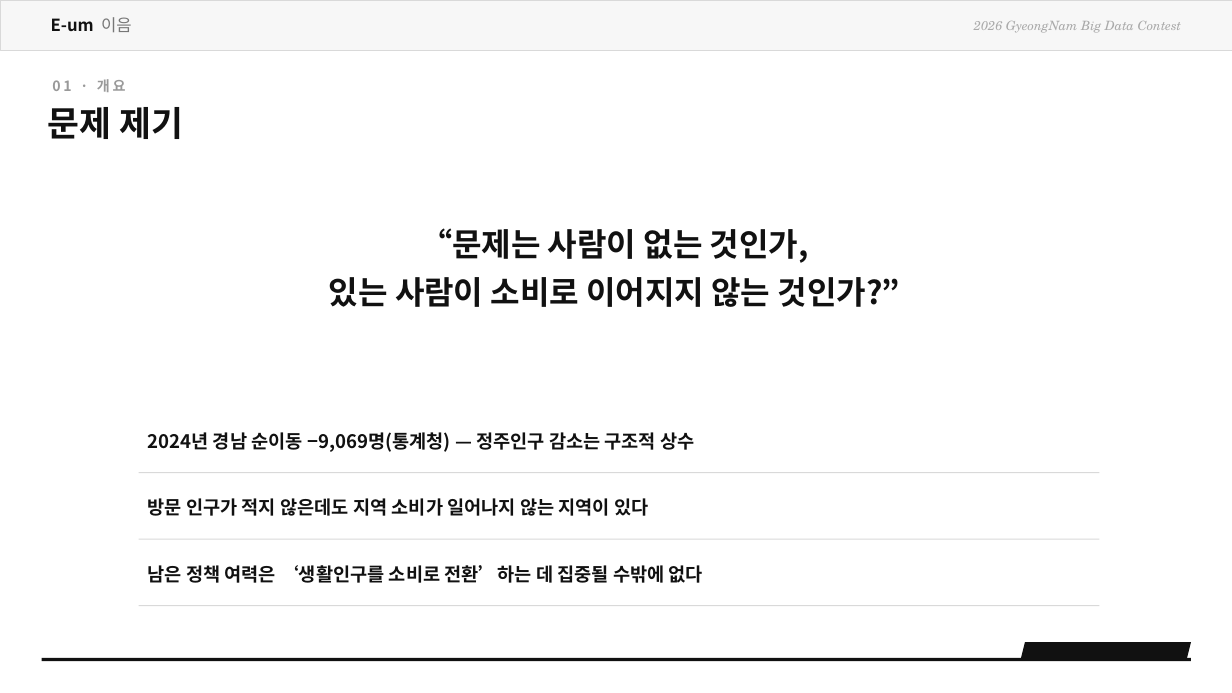
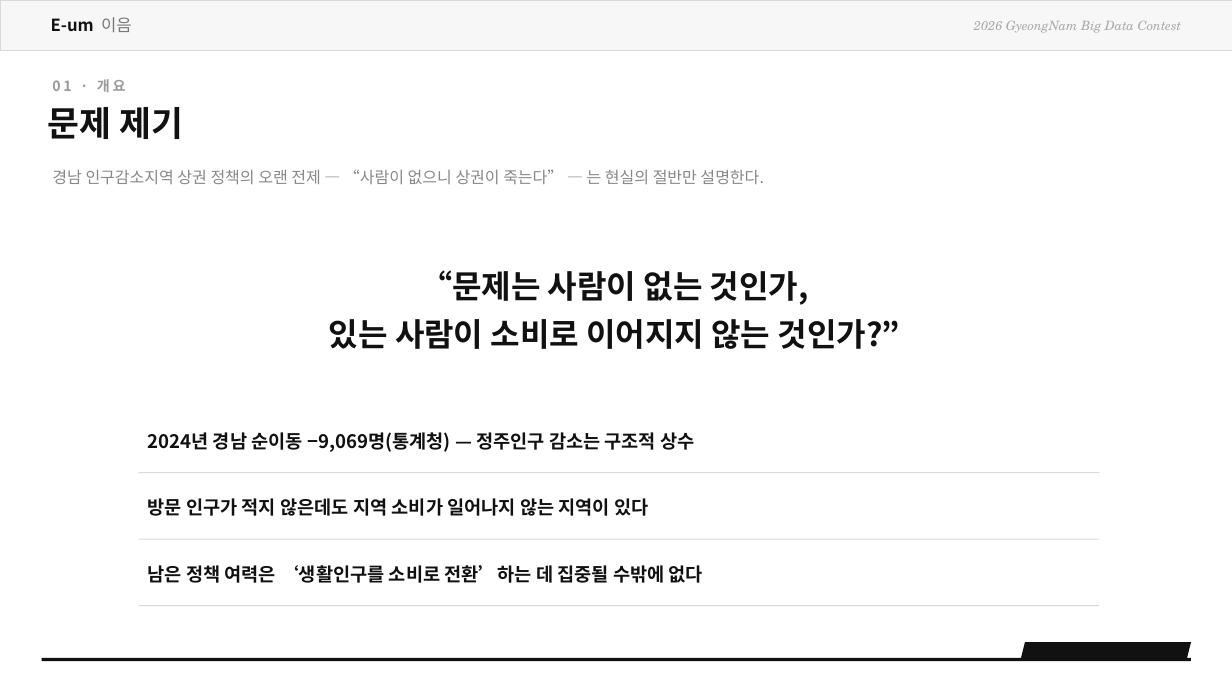
Before and after one commit to OHSUHWAN-418/BigData-Project, a slide deck: slide 3 of eum_package/이음_발표자료_v3.pptx. Drawn at 1232x693 pixels with LibreOffice and Linux fonts; fonts in the diff are those of the drawing. Boxes give left, top, right and bottom in pixels: in the first picture for what was removed or moved away, otherwise in the second. Text is boxed around its words. In the diff, an @@ line names an element or a change of style, - is before the commit and + after.

```diff
--- a/eum_package/이음_발표자료_v3.pptx
+++ b/eum_package/이음_발표자료_v3.pptx
@@ text added at (x1=52, y1=170, x2=764, y2=184), 12.5 pt, text #888888 @@
+경남 인구감소지역 상권 정책의 오랜 전제 — “사람이 없으니 상권이 죽는다” — 는 현실의 절반만 설명한다.
@@ text "“문제는 사람이 없는 것인가," moved from (x1=329, y1=228, x2=900, y2=307) to (x1=329, y1=270, x2=900, y2=349) @@
```
Also in this commit, not shown: 4 other slides changed, 3 other files.
